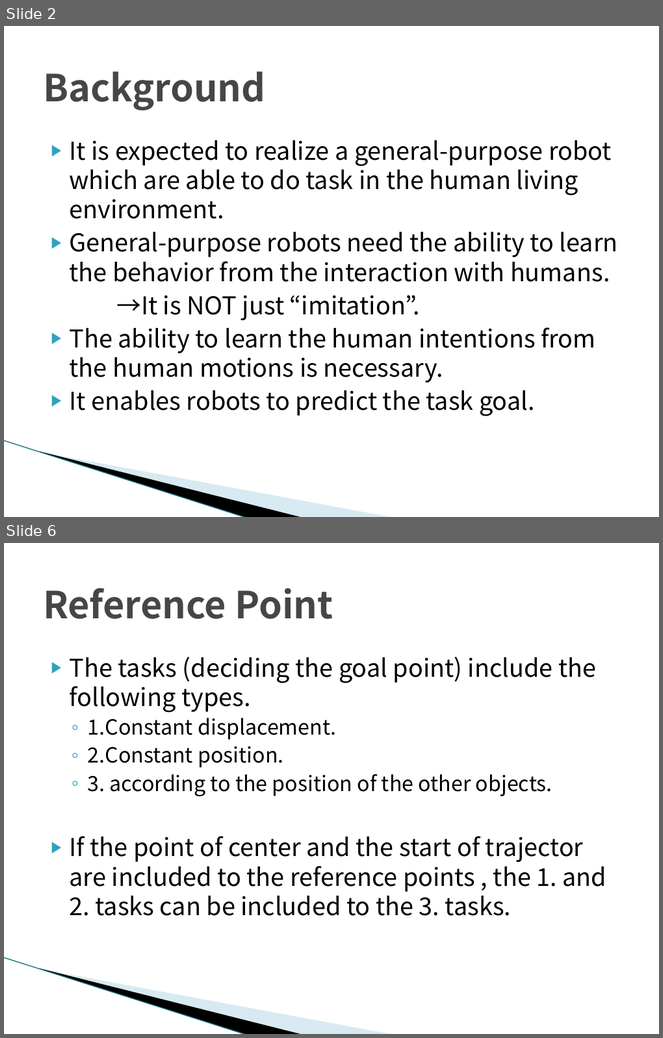
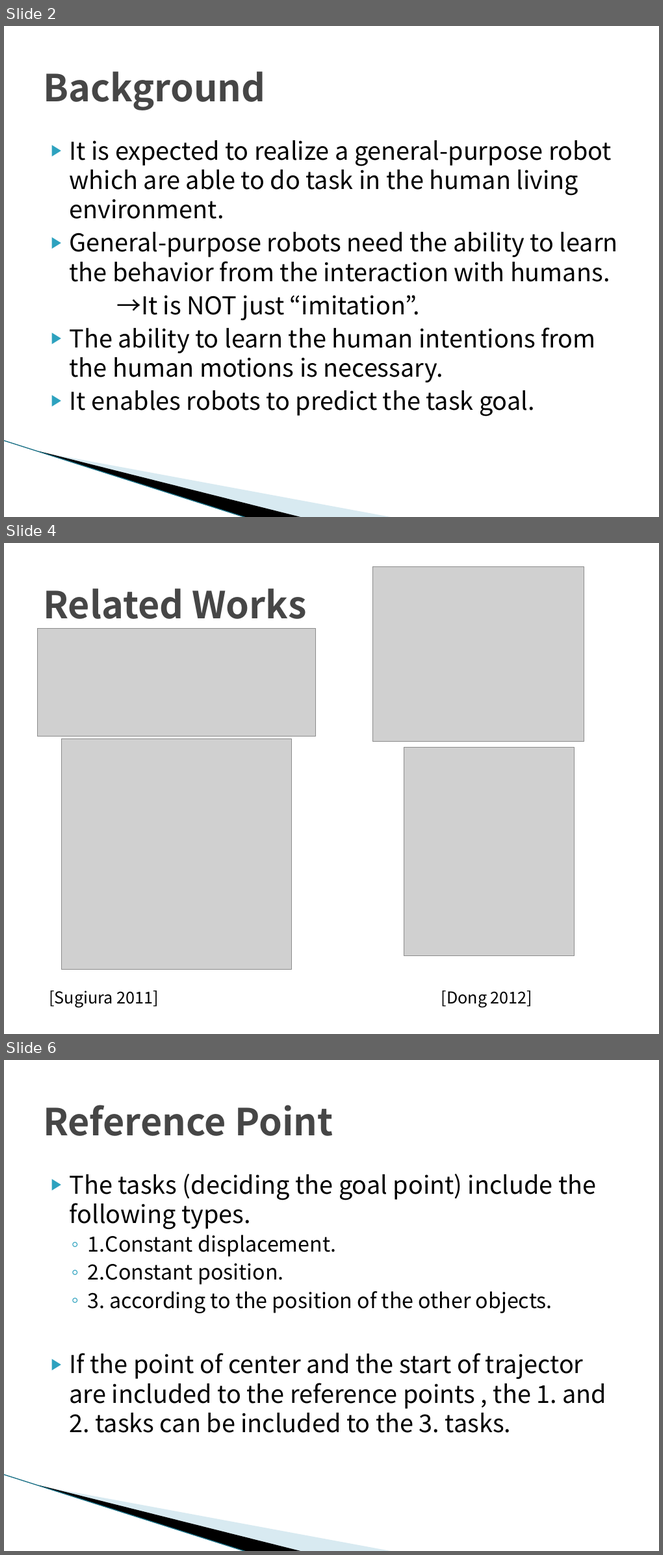
Before and after one commit to TetsuyaKomota/GitforEclipseTest, a slide deck: IntentionLearning/memo/Understanding Intentions(for seminar).pptx. Shown one above the other, each under a label of ours: slides 2 and 6 before the commit, slides 2, 4 and 6 after it; the slides between them are not shown. The pictures are 663x1038 and 663x1555 pixels, drawn with LibreOffice and Linux fonts; fonts in the diff are those of the drawing; grey boxes stand for pictures; background and template pictures are left out. Boxes give left, top, right and bottom in pixels: in the first picture for what was removed or moved away, otherwise in the second. Text is boxed around its words. In the diff, an @@ line names an element or a change of style, - is before the commit and + after.

```diff
--- a/IntentionLearning/memo/Understanding Intentions(for seminar).pptx
+++ b/IntentionLearning/memo/Understanding Intentions(for seminar).pptx
@@ slide 4 added at box(4, 543, 659, 1034), background #FFFFFF @@
@@ picture added at box(373, 566, 584, 741) @@
@@ title added at box(43, 589, 307, 619), 41 pt, text #464646, bold @@
+Related Works
@@ picture added at box(37, 629, 316, 737) @@
@@ picture added at box(62, 739, 292, 970) @@
@@ picture added at box(404, 747, 574, 956) @@
@@ text added at box(49, 991, 159, 1008), 18 pt, text #000000 @@
+[Sugiura 2011]
@@ text added at box(441, 991, 532, 1008), 18 pt, text #000000 @@
+[Dong 2012]
```
Also in this commit, not shown: 5 slides changed, 6 other slides added, 5 slides removed, 36 other files.
